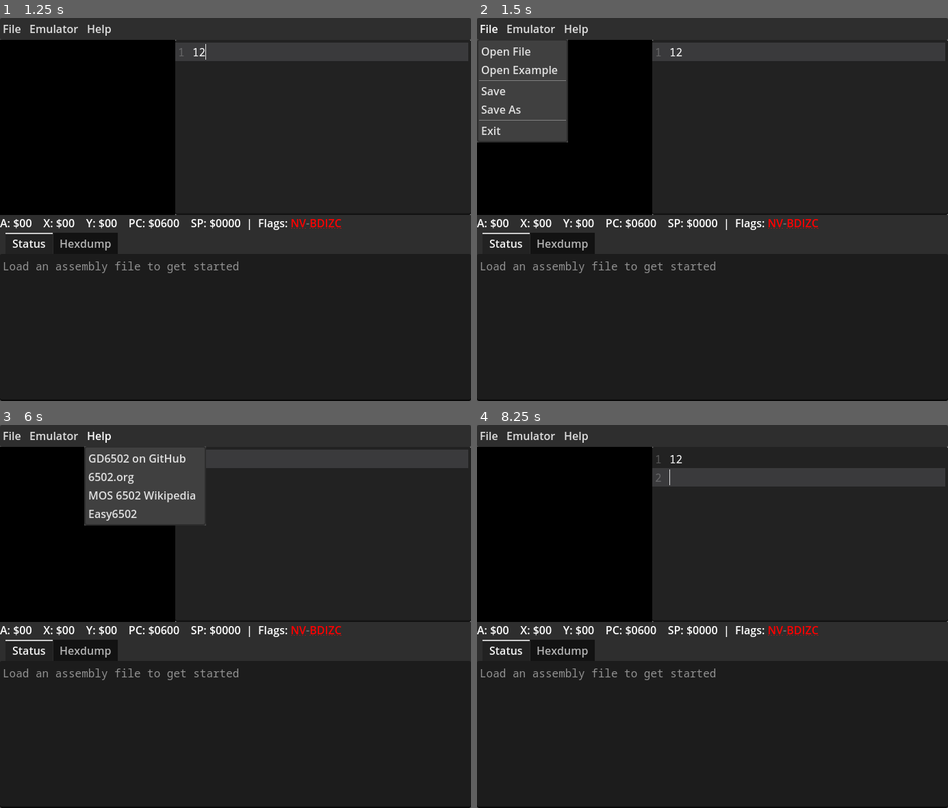
Above: before the commit, frames 1-4 (two rows, left to right).
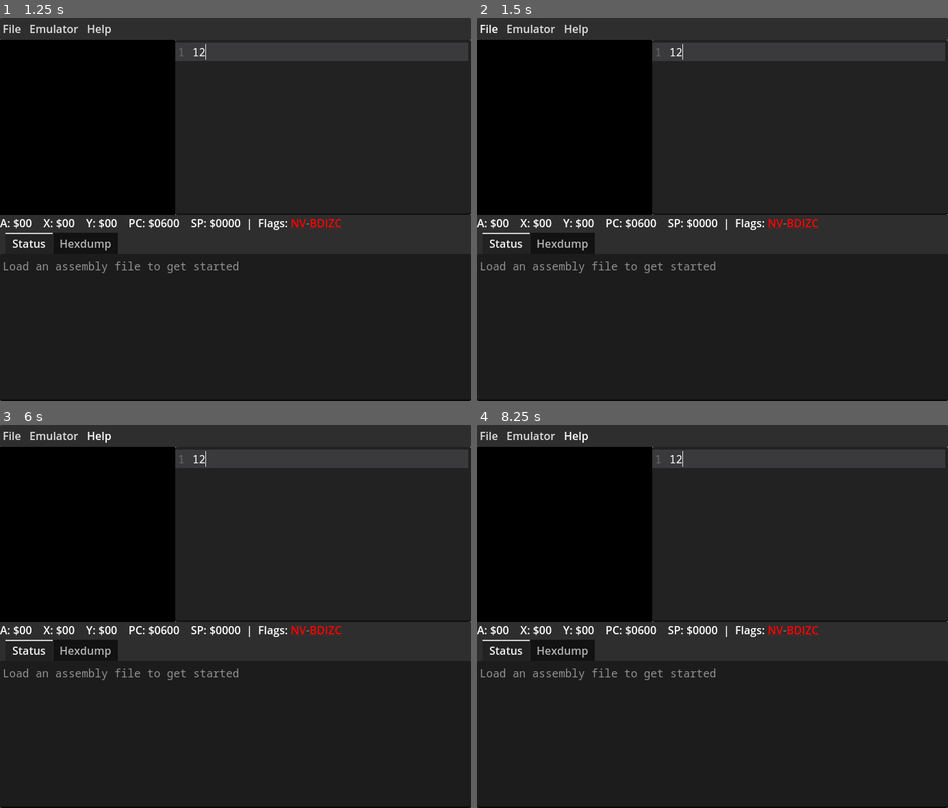
Above: after the commit, the same moments.

Repository: Eggbertx/GD6502-IDE
Game: Godot game, scene res://src/Main.tscn
Same seed, same stepped clock (60 frames per second), same inputs: the game is played once before the commit and once after it.
Inputs (mouse positions are in pixels of both pictures, inside the frame that each line leads up to):
- Up to frame 1 (1.25 s): click (324, 129) at 0.52 s; type "12" at 0.6 s
- Up to frame 2 (1.5 s): click "File" at 1.25 s
- Up to frame 3 (6 s): click "Emulator" at 2 s; click "File" at 2.75 s; click "Emulator" at 3.5 s; click "File" at 4.25 s; click "Emulator" at 5 s; click "Help" at 5.75 s
- Up to frame 4 (8.25 s): tap Enter at 6.5, 8 s; move the mouse to (816, 597) at 6.52 s; hold Shift 6.53-7.25 s; click (816, 597) at 6.67 s; tap Space at 7.25 s; drag from (618, 635) to (688, 693) at 7.27 s; move the mouse to (759, 532) at 8.02 s; tap Ctrl at 8.1 s; click (759, 532) at 8.17 s

Frame 1 is identical in both runs. In frame 2, 5.2% of the frame differs, in the area x 0-44%, y 5-33%; in frame 3, 5.0%; in frame 4, 6.0%, in the area x 18-100%, y 1-17%.

Commit message:
Add more opcodes, don't embed subwindows

Diff:
--- a/src/UI.gd
+++ b/src/UI.gd
@@ -18,6 +18,7 @@
 var loaded_file = ""
 
 func _ready():
+	get_viewport().gui_embed_subwindows = false
 	file_menu.connect("id_pressed", file_menu_selected)
 	emulator_menu.connect("id_pressed", emulator_menu_selected)
 	help_menu.connect("id_pressed", help_menu_selected)
--- a/src/cpu/CPU.gd
+++ b/src/cpu/CPU.gd
@@ -129,35 +129,46 @@
 
 	opcode = pop_byte()
 	match opcode:
-		0x00: # BRK
+		0x00: # BRK, implied
 			set_status(status.STOPPED, true)
 			set_flag(flag_bit.BREAK, true)
 		0x01:
 			pass
-		0x05:
-			pass
+		0x05: # ORA, zero page
+			var zp = pop_byte()
+			A |= memory[zp]
+			_update_negative(A)
+			_update_zero(A)
 		0x06:
 			pass
 		0x08:
 			pass
-		0x09:
-			pass
+		0x09: # ORA, immediate
+			var num = pop_byte()
+			A |= num
+			_update_negative(A)
+			_update_zero(A)
 		0x0A:
 			pass
-		0x0D:
-			pass
+		0x0D: # ORA, absolute
+			A |= memory[pop_word()]
+			_update_negative(A)
+			_update_zero(A)
 		0x0E:
 			pass
 		0x10:
 			pass
 		0x11:
 			pass
-		0x15:
-			pass
+		0x15: # ORA, zero page, x
+			var zp = (pop_byte() + X) % 0xFF
+			A |= memory[zp]
+			_update_negative(A)
+			_update_zero(A)
 		0x16:
 			pass
-		0x18:
-			pass
+		0x18: #$ CLC, implied
+			set_flag(flag_bit.CARRY, false)
 		0x19:
 			pass
 		0x1D:
@@ -170,14 +181,20 @@
 			pass
 		0x24:
 			pass
-		0x25:
-			pass
+		0x25: # AND, zero page
+			var num = memory[pop_byte()]
+			A &= num
+			_update_negative(A)
+			_update_zero(A)
 		0x26:
 			pass
 		0x28:
 			pass
-		0x29:
-			pass
+		0x29: # AND, immediate
+			var imm = pop_byte()
+			A &= imm
+			_update_negative(A)
+			_update_zero(A)
 		0x2A:
 			pass
 		0x2A:
@@ -192,12 +209,15 @@
 			pass
 		0x31:
 			pass
-		0x35:
-			pass
+		0x35: # AND, zero page, x
+			var zp = (pop_byte() + X) % 0xFF
+			A &= memory[zp]
+			_update_negative(A)
+			_update_zero(A)
 		0x36:
 			pass
-		0x38:
-			pass
+		0x38: # SEC, implied
+			set_flag(flag_bit.CARRY, true)
 		0x39:
 			pass
 		0x3D:
@@ -234,8 +254,8 @@
 			pass
 		0x56:
 			pass
-		0x58:
-			pass
+		0x58: # CLI, implied
+			set_flag(flag_bit.INTERRUPT, false)
 		0x59:
 			pass
 		0x5D:
@@ -272,8 +292,8 @@
 			pass
 		0x76:
 			pass
-		0x78:
-			pass
+		0x78: # SEI, implied
+			set_flag(flag_bit.INTERRUPT, true)
 		0x79:
 			pass
 		0x7D:
@@ -327,18 +347,28 @@
 			Y = pop_byte()
 			_update_zero(Y)
 			_update_negative(Y)
-		0xA1:
-			pass
+		0xA1: # LDA, indexed indirect
+			var zp = (pop_byte() + X) % 0xFF
+			var addr = memory[zp] + (memory[zp] << 8) & 0xFF
+			A = memory[addr]
+			_update_zero(A)
+			_update_negative(A)
 		0xA2: # LDX, immediate
 			X = pop_byte()
 			_update_zero(X)
 			_update_negative(X)
-		0xA4:
-			pass
-		0xA5:
-			pass
-		0xA6:
-			pass
+		0xA4: # LDY, zero page
+			Y = memory[pop_byte()]
+			_update_zero(Y)
+			_update_negative(Y)
+		0xA5: # LDA, zero page
+			A = memory[pop_byte()]
+			_update_zero(A)
+			_update_negative(A)
+		0xA6: # LDX, zero page
+			X = memory[pop_byte()]
+			_update_zero(X)
+			_update_negative(X)
 		0xA8: # TAY, implied
 			Y = A
 			_update_zero(Y)
@@ -351,34 +381,57 @@
 			X = A
 			_update_zero(X)
 			_update_negative(X)
-		0xAC:
-			pass
-		0xAD:
-			pass
-		0xAE:
-			pass
+		0xAC: # LDY, absolute
+			Y = memory[pop_word()]
+			_update_zero(Y)
+			_update_negative(Y)
+		0xAD: # LDA, absolute
+			A = memory[pop_word()]
+			_update_zero(A)
+			_update_negative(A)
+		0xAE: # LDX, absolute
+			X = memory[pop_word()]
+			_update_zero(X)
+			_update_negative(X)
 		0xB0:
 			pass
-		0xB1:
-			pass
-		0xB4:
-			pass
-		0xB5:
-			pass
-		0xB6:
-			pass
-		0xB8:
-			pass
-		0xB9:
-			pass
+		0xB1: # LDA,
+			pass
+		0xB4: # LDY, zero page, x
+			var zp = (pop_byte() + X) % 0xFF
+			Y = memory[zp]
+			_update_zero(Y)
+			_update_negative(Y)
+		0xB5: # LDA, zero page, x
+			var zp = (pop_byte() + X) % 0xFF
+			A = memory[zp]
+			_update_zero(A)
+			_update_negative(A)
+		0xB6: # LDX, zero page, y
+			var zp = (pop_byte() + Y) % 0xFF
+			X = memory[zp]
+			_update_zero(X)
+			_update_negative(X)
+		0xB8: # CLV, implied
+			set_flag(flag_bit.OVERFLOW, false)
+		0xB9: # LDA, absolute, y
+			A = memory[pop_word() + Y]
+			_update_zero(A)
+			_update_negative(A)
 		0xBA:
 			pass
-		0xBC:
-			pass
-		0xBD:
-			pass
-		0xBE:
-			pass
+		0xBC: # LDY, absolute, x
+			Y = memory[pop_word() + X]
+			_update_zero(Y)
+			_update_negative(Y)
+		0xBD: # LDA, absolute, x
+			A = memory[pop_word() + X]
+			_update_zero(A)
+			_update_negative(A)
+		0xBE: # LDX, absolute, y
+			X = memory[pop_word()]
+			_update_zero(Y)
+			_update_negative(Y)
 		0xC0:
 			pass
 		0xC1:
@@ -416,8 +469,8 @@
 			pass
 		0xD6:
 			pass
-		0xD8:
-			pass
+		0xD8: # CLD
+			set_flag(flag_bit.BCD, false)
 		0xD9:
 			pass
 		0xDD:
--- a/tests/unit/test_flags.gd
+++ b/tests/unit/test_flags.gd
@@ -30,7 +30,7 @@
 		assert_false(cpu.get_flag_state(CPU.flag_bit.OVERFLOW))
 		assert_eq(cpu.flags, 0b00001000)
 
-	func test_negative_flag():
+	func test_negative_dec():
 		asm.asm_str = """
 ldy #$82
 dey ; $81, negative
@@ -52,3 +52,20 @@
 		cpu.execute(true)
 		assert_eq(cpu.Y, 0x7F, "Making sure Y = 0x7F after DEY")
 		assert_false(cpu.get_flag_state(CPU.flag_bit.NEGATIVE), "making sure negative flag is no longer set")
+
+	func test_and():
+		asm.asm_str = """
+lda #$55
+and #$f0
+and $0
+lda #$55
+ldx #$1
+"""
+		assert_eq(asm.assemble(), OK, "Successful assembly")
+		cpu.load_rom(asm.assembled)
+		cpu.execute(true)
+		assert_eq(cpu.A, 0x55, "making sure LDY #$55 worked")
+		cpu.execute(true)
+		assert_eq(cpu.A, 0x50, "A (0x55) & 0xF0 == 0x50")
+		cpu.execute(true)
+		assert_eq(cpu.A, 0x00, "A (0x50) & memory[0] = 0")
